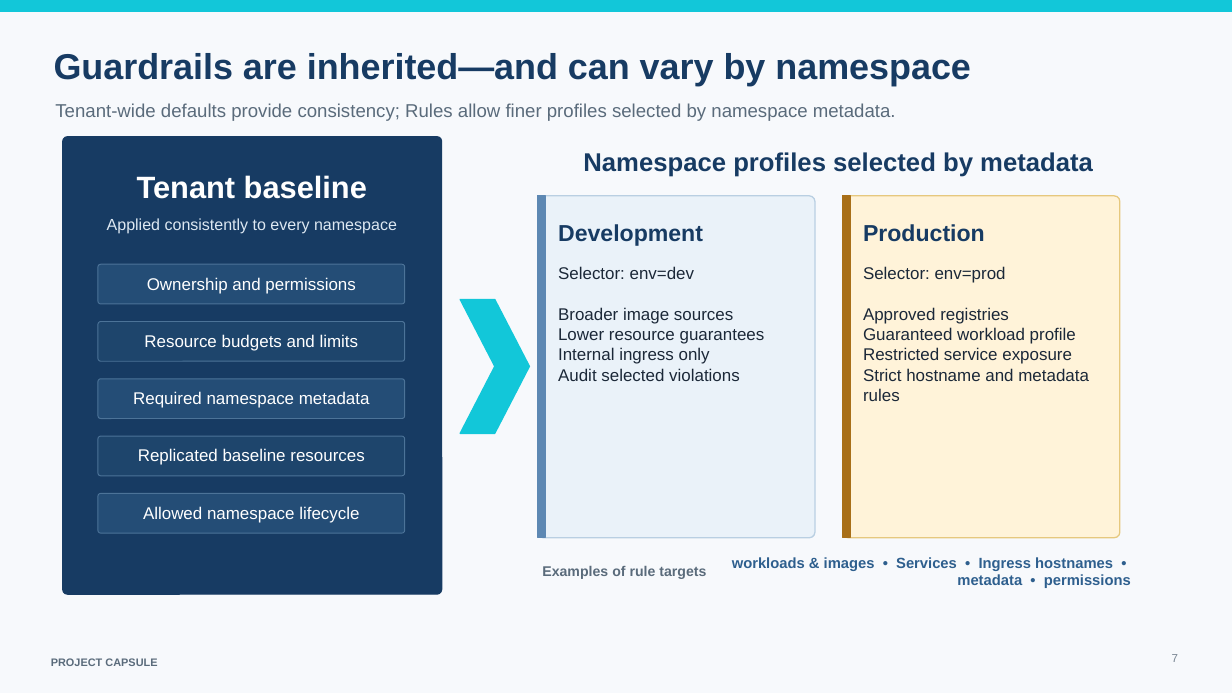
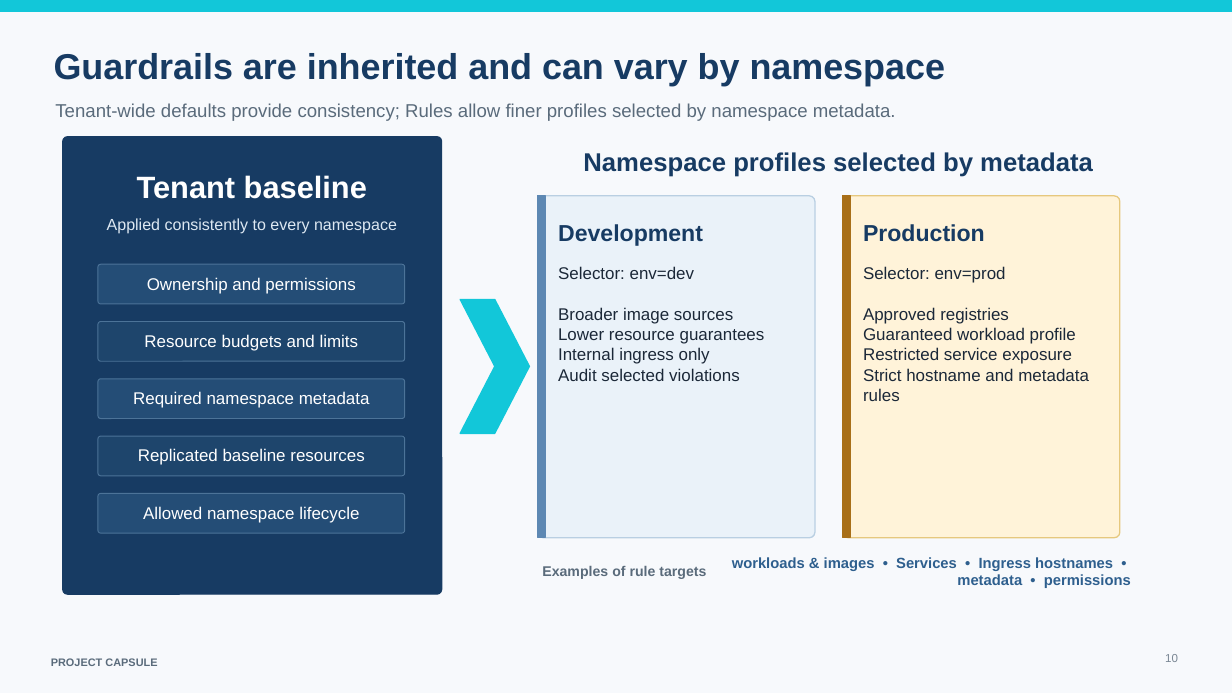
Before and after one commit to projectcapsule/website, a slide deck: slide 10 of presentations/Project_Capsule_Overview.pptx (slide 7 before the commit). Drawn at 1232x693 pixels with LibreOffice and Linux fonts; fonts in the diff are those of the drawing. Boxes give left, top, right and bottom in pixels: in the first picture for what was removed or moved away, otherwise in the second. Text is boxed around its words. In the diff, an @@ line names an element or a change of style, - is before the commit and + after.

```diff
--- a/presentations/Project_Capsule_Overview.pptx
+++ b/presentations/Project_Capsule_Overview.pptx
@@ text at <box>54,53,946,85</box>: text changed @@
-Guardrails are inherited—and can vary by namespace
+Guardrails are inherited and can vary by namespace
@@ page number at <box>1165,654,1178,662</box>: text changed @@
-7
+10
```
Also in this commit, not shown: 7 other slides changed, 2 slides added.
